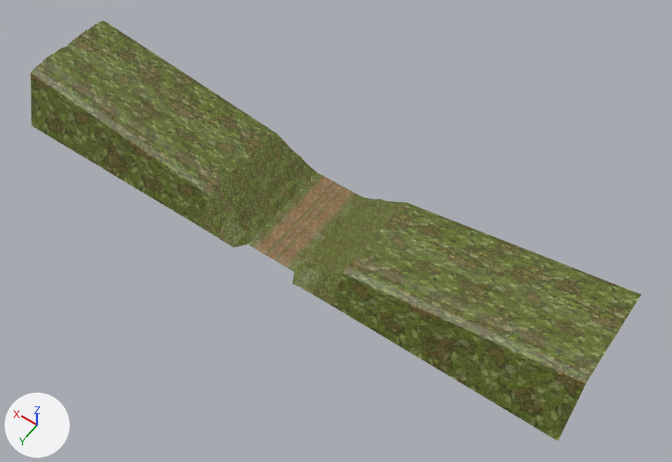
What one commit did to the glTF model Meshes/Landscape/SwampLandscape/Landscape.glb.
Before and after are seen from a 50 mm lens placed at (-47.2, 59.4, 94.6), pointed at (-5.3, 0.8, 2.4). Lighting does not change. The marker at lower left points along +X, +Y and +Z. Where no turn or scale is listed for an object, it has been applied to the vertices. Vertices at the same position are counted once.

Before the edit, the objects in view are built like this:
```python
me_plane_006 = bpy.data.meshes.new('Plane.006')
me_plane_006.from_pydata(...)  # 357 vertices, 640 faces; spans x -41.0..41.3, y -7.5..9.1, z -0.1..9.8
me_plane_006.materials.append(mat_landscapematerial)  # picture img_landscape
ob_plane_002 = bpy.data.objects.new('Plane.002', me_plane_006)
ob_plane_002.location = (0.0, 0.0, 0.0)
```
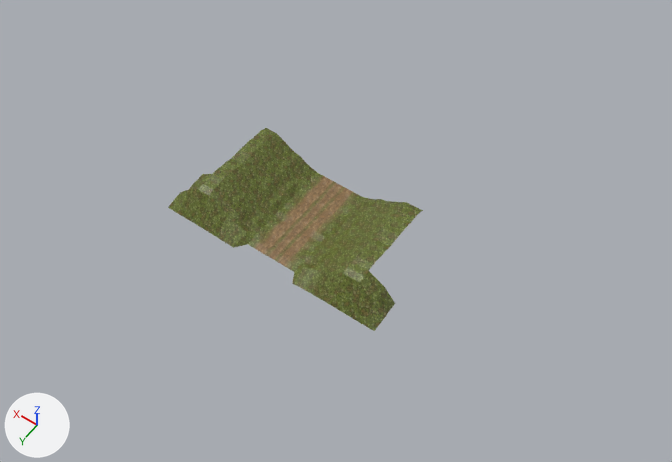
Where the change shows, as pixel boxes (x1, y1, x2, y2) in the pictures (672 x 462 px; the box of a moved part takes in the faces that stretch with it):
'Plane.002', reshaped (58% narrower, 52% shorter)
    before: (31, 21, 641, 441)
    after: (168, 128, 423, 331)
part 1 of me_plane_006, moved or reshaped
    before: (31, 21, 276, 226)
    after: (168, 128, 276, 226)
part 2 of me_plane_006, moved or reshaped
    before: (331, 203, 641, 441)
    after: (331, 203, 423, 331)

Diff of the bpy script that builds the scene:
```diff
--- a/Meshes/Landscape/SwampLandscape/Landscape.glb.py
+++ b/Meshes/Landscape/SwampLandscape/Landscape.glb.py
@@ me_plane_006 @@
 # used by ob_plane_002; location = (0.0, 0.0, 0.0)
-me_plane_006.from_pydata(...)  # 357 vertices, 640 faces; spans x -41.0..41.3, y -7.5..9.1, z -0.1..9.8
+me_plane_006.from_pydata(...)  # 372 vertices, 662 faces; spans x -16.8..15.7, y -7.5..9.1, z -0.1..4.6
+# me_plane_006 part 1
+# 17 vertices are removed from x 41.3, y -7.5..9.1, z 0.4..8.9
+# 32 faces are deleted
+# 7 vertices are added at x 14.0..15.7, y 3.7..9.1, z 0.4..3.2
+# 17 new vertices lie (1.8, 0.0, 0.0) away from vertices in x 10.4, y -7.5..9.1, z 0.4..4.4
+# 42 new faces join them
+# me_plane_006 part 2
+# 17 vertices are removed from x -41.0, y -7.5..9.1, z 0.4..9.8
+# 32 faces are deleted
+# 13 vertices are added at x -16.8..-12.9, y -6.5..9.1, z 0.5..4.4
+# 7 new vertices lie (-2.5, 0.0, 0.2) away from vertices in x -10.4, y -7.5..6.5, z 3.5..4.4
+# 5 new vertices lie (-2.5, 0.0, 0.1) away from vertices in x -10.4, y -1.9..9.1, z 0.4..4.3
+# 44 new faces join them
 me_plane_006.materials.append(mat_landscapematerial)
```
